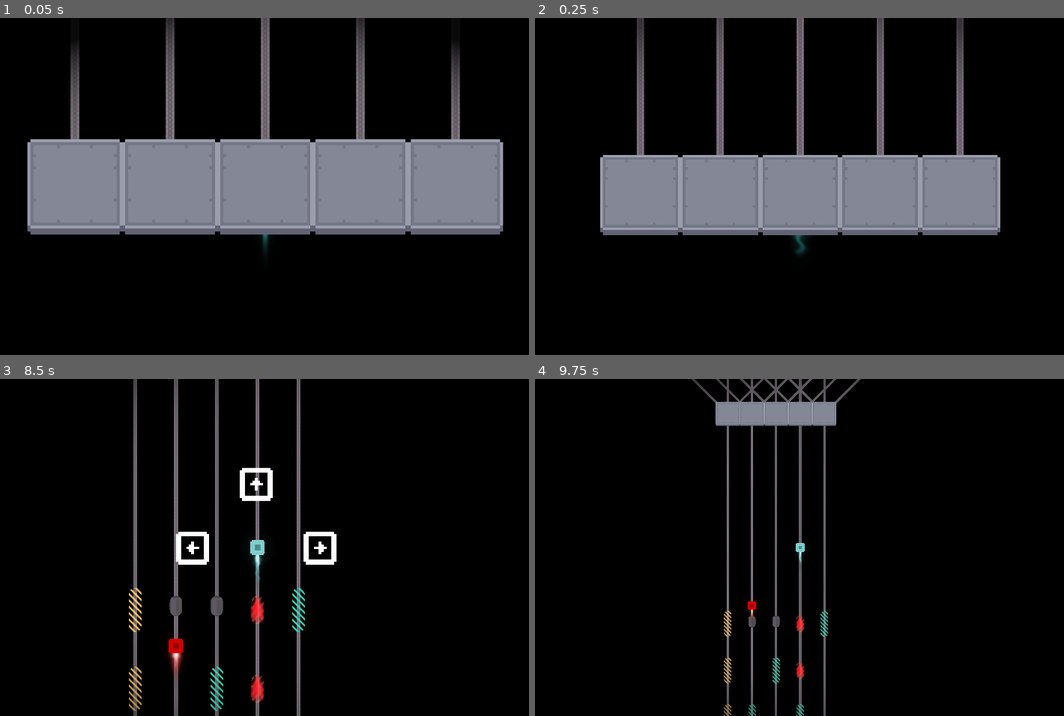
Above: before the commit, frames 1-4 (two rows, left to right).
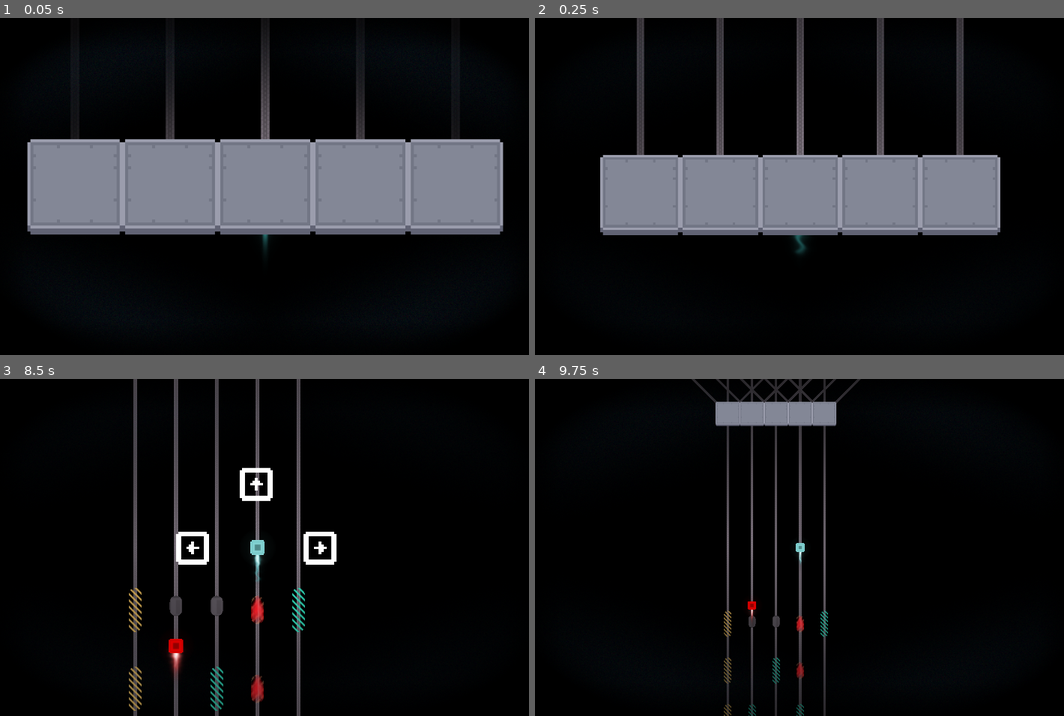
Above: after the commit, the same moments.

Repository: elpozewaunig/LanLinerReconciliation
Game: Godot game, scene res://scenes/main.tscn
Same seed, same stepped clock (60 frames per second), same inputs: the game is played once before the commit and once after it.
Inputs:
- Up to frame 1 (0.05 s): no input
- Up to frame 2 (0.25 s): no input
- Up to frame 3 (8.5 s): hold Right (ui_right) 0.53-1.28 s; hold Left (ui_left) 1.28-2.03 s; hold Right (ui_right) 2.03-2.78 s; hold Up (ui_up) 2.78-3.53 s; hold Left (ui_left) 3.53-5.78 s; hold Right (ui_right) 5.78-6.53 s; hold Up (ui_up) 6.53-7.28 s; hold Right (ui_right) 7.28-8.03 s; hold Left (ui_left) from 8.03 s (still down)
- Up to frame 4 (9.75 s): release Left (ui_left) at 9.53 s; hold Up (ui_up) from 9.53 s (still down)

The runs differ from the first frame. In frame 1, 2.6% of the frame differs, in the area x 13-87%, y 0-36%; in frame 2, 2.1%; in frame 3, 1.8%; in frame 4, 1.8%.

Commit message:
vignette

Diff:
--- a/scenes/control_overlay.tscn
+++ b/scenes/control_overlay.tscn
@@ -6,6 +6,7 @@
 [ext_resource type="Texture2D" uid="uid://ce0c0p1gkceto" path="res://assets/arrow_up.png" id="3_k1t7f"]
 
 [node name="ControlOverlay" type="Node2D"]
+z_index = 99
 scale = Vector2(5, 5)
 script = ExtResource("1_6q0su")
 
Binary file changed: assets/vignette.png
Binary file removed: assets/vignette2.png
